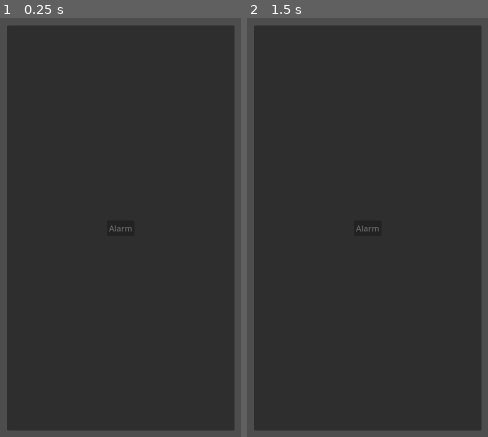
Above: before the commit, frames 1-2 (left to right).
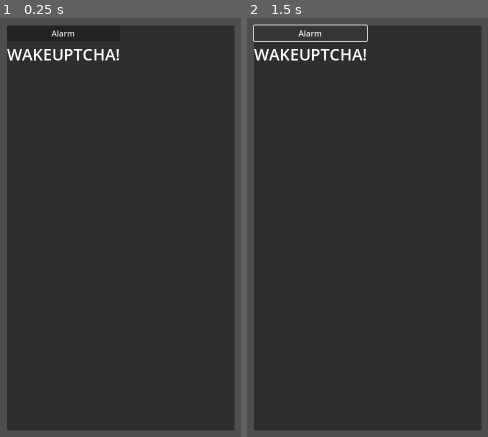
Above: after the commit, the same moments.

Repository: IrregularCelery/wakeuptcha
Game: Godot game, scene res://scenes/main.tscn
Two runs of this game, one before a commit and one after it. Both use one fixed random seed, a clock stepped at 60 frames per second and the inputs below.
Inputs:
- Up to frame 1 (0.25 s): no input
- Up to frame 2 (1.5 s): click "Alarm" at 0.5 s; click "Alarm" at 1.25 s

The runs differ from the first frame. In frame 1, 0.8% of the frame differs, in the area x 2-55%, y 2-51%; in frame 2, 1.2%, in the area x 2-55%, y 1-51%.

Commit message:
Refactor `Container` resizing logic

Diff:
--- a/scenes/app_container.tscn
+++ b/scenes/app_container.tscn
@@ -25,26 +25,22 @@
 grow_horizontal = 2
 grow_vertical = 2
 
-[node name="Content" type="MarginContainer" parent="Container"]
+[node name="Panel" type="Panel" parent="Container"]
 layout_mode = 2
 
-[node name="Alarm" type="Control" parent="Container/Content"]
+[node name="Alarm" type="Control" parent="Container"]
 layout_mode = 2
 
-[node name="Button" type="Button" parent="Container/Content/Alarm"]
-layout_mode = 1
-anchors_preset = 8
-anchor_left = 0.5
-anchor_top = 0.5
-anchor_right = 0.5
-anchor_bottom = 0.5
-offset_left = -4.0
-offset_top = -4.0
-offset_right = 4.0
-offset_bottom = 4.0
-grow_horizontal = 2
-grow_vertical = 2
+[node name="VBoxContainer" type="VBoxContainer" parent="Container/Alarm"]
+layout_mode = 0
+offset_right = 40.0
+offset_bottom = 40.0
+
+[node name="Button" type="Button" parent="Container/Alarm/VBoxContainer"]
+layout_mode = 2
 text = "Alarm"
 
-[node name="Panel" type="Panel" parent="Container/Content"]
+[node name="Label" type="Label" parent="Container/Alarm/VBoxContainer"]
 layout_mode = 2
+theme_override_font_sizes/font_size = 32
+text = "WAKEUPTCHA!"
--- a/scripts/app_container.gd
+++ b/scripts/app_container.gd
@@ -1,74 +1,58 @@
 extends Control
 
 @onready var container: MarginContainer = $Container
-@onready var content: MarginContainer = $Container/Content
 
-# For easier debugging/testing mobile layout
-@export var force_mobile_layout: bool = false
+# For easier debugging/testing portrait layout
+@export var force_portrait_layout: bool = false
+
+var last_scale: float = 1.0
+var updating_scale: bool = false
 
 func _ready() -> void:
 	get_tree().root.size_changed.connect(_on_window_resize)
 	_update_layout()
 
 
-func is_mobile_resolution() -> bool:
-	if force_mobile_layout:
+func is_portrait() -> bool:
+	if force_portrait_layout:
 		return true
 
 	var viewport_size: Vector2 = get_viewport_rect().size
+	var aspect_ratio: float = viewport_size.x / viewport_size.y
 
-	var aspect_ratio: float = float(viewport_size.x) / float(viewport_size.y)
-
-	const BREAKDOWN: int = Settings.MOBILE_TABLET_BREAKPOINT
-
-	return viewport_size.x <= BREAKDOWN or aspect_ratio <= 0.7 # Taller than wide
+	return aspect_ratio <= 0.75 # Taller than widet
 
 
 func _update_layout() -> void:
 	var window_size: Vector2 = get_viewport().get_visible_rect().size
 
-	if is_mobile_resolution():
-		# Mobile layout: Content takes full screen, ignoring margins
+	if is_portrait():
+		# Portrait layout: Content takes full screen, ignoring margins
 
-		container.visible = false
+		container.set_anchors_preset(Control.PRESET_FULL_RECT)
+		container.offset_left = 0
+		container.offset_right = 0
+		container.offset_top = 0
+		container.offset_bottom = 0
+	else:
+		# Landscape layout: Portrait container in center
 
-		if content.get_parent() == container:
-			container.remove_child(content)
-			add_child(content)
+		# 90% of window height
+		var container_scale: float = window_size.y * 0.9 / Settings.PORTRAIT_HEIGHT
 
-		content.set_anchors_preset(Control.PRESET_FULL_RECT)
-		content.offset_left = 0
-		content.offset_right = 0
-		content.offset_top = 0
-		content.offset_bottom = 0
-	else:
-		# Desktop layout: Portrait container in center
-
-		container.visible = true
-
-		if content.get_parent() != container:
-			content.get_parent().remove_child(content)
-			container.add_child(content)
-
-		var portrait_scale = min(
-			window_size.x * 0.8 / Settings.MIN_PORTRAIT_WIDTH, # 80% of window width
-			window_size.y * 0.9 / Settings.MIN_PORTRAIT_HEIGHT # 90% of window height
-		)
-
-		var container_size = Vector2(
-			Settings.MIN_PORTRAIT_WIDTH,
-			Settings.MIN_PORTRAIT_HEIGHT
-		) * portrait_scale
+		var container_size := Vector2(
+			Settings.PORTRAIT_WIDTH,
+			Settings.PORTRAIT_HEIGHT
+		) * container_scale
 
 		container.custom_minimum_size = container_size
-		container.size = container_size
 		container.position = (window_size - container_size) / 2
 
-		content.set_anchors_preset(PRESET_FULL_RECT)
-		content.offset_left = Settings.PORTRAIT_PADDING
-		content.offset_right = -Settings.PORTRAIT_PADDING
-		content.offset_top = Settings.PORTRAIT_PADDING
-		content.offset_bottom = -Settings.PORTRAIT_PADDING
+		container.set_anchors_preset(Control.PRESET_CENTER)
+		container.offset_left = 0
+		container.offset_right = 0
+		container.offset_top = 0
+		container.offset_bottom = 0
 
 
 func _on_window_resize() -> void:
--- a/scripts/settings.gd
+++ b/scripts/settings.gd
@@ -1,7 +1,5 @@
 extends Node
 
-const MIN_PORTRAIT_WIDTH  : int = 480
-const MIN_PORTRAIT_HEIGHT : int = 854
+const PORTRAIT_WIDTH  : int = 480
+const PORTRAIT_HEIGHT : int = 854
 const PORTRAIT_PADDING	  : int = 32
-
-const MOBILE_TABLET_BREAKPOINT: int = 768
